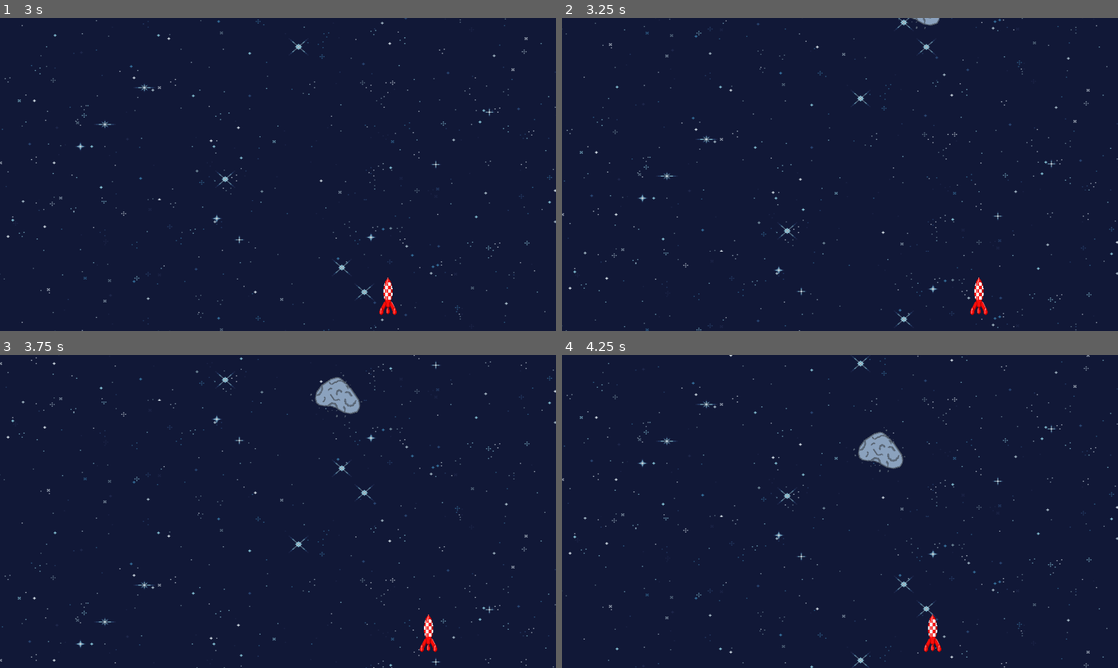
Above: before the commit, frames 1-4 (two rows, left to right).
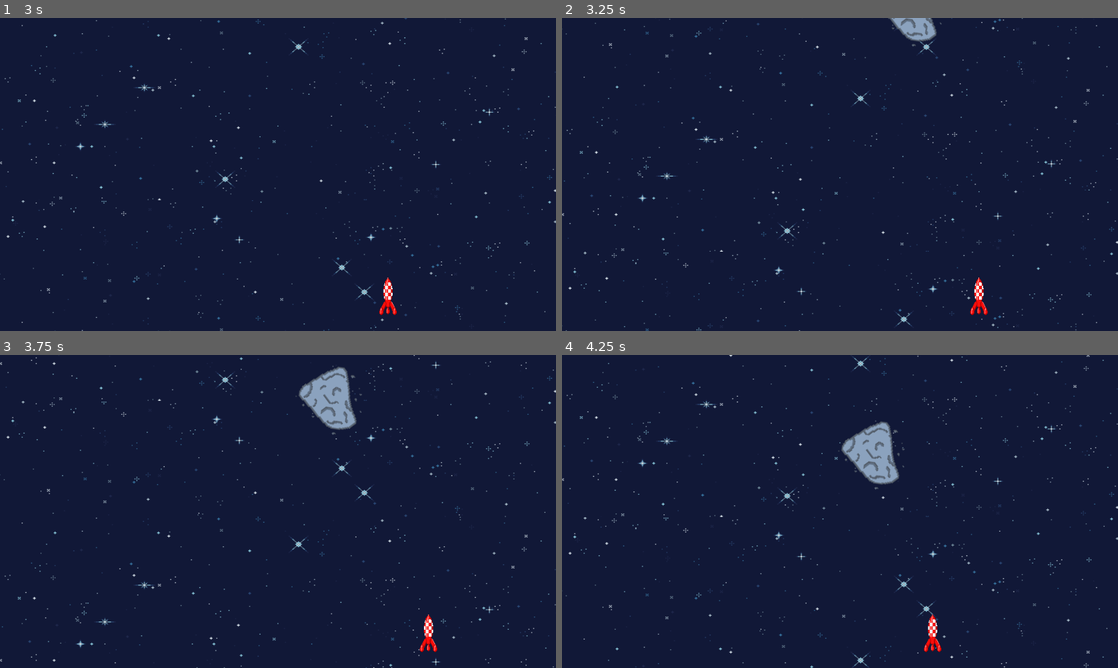
Above: after the commit, the same moments.

Repository: Zenika/tomato-rocket
Game: Godot game, scene res://scenes/race_screen.tscn
The game is run twice, just before and just after one commit, with the same random seed, the same clock (stepped at 60 frames per second) and the same inputs.
Inputs:
- Up to frame 1 (3 s): hold Right (move_right) 0.53-1.28 s; hold Left (move_left) 1.28-2.03 s; hold Right (move_right) from 2.03 s (still down)
- Up to frame 2 (3.25 s): keep holding Right (move_right)
- Up to frame 3 (3.75 s): release Right (move_right) at 3.53 s; hold Left (move_left) from 3.53 s (still down)
- Up to frame 4 (4.25 s): keep holding Left (move_left)

Frame 1 is identical in both runs. In frame 2, 0.5% of the frame differs, in the area x 58-69%, y 0-10%; in frame 3, 1.1%; in frame 4, 1.2%, in the area x 49-62%, y 20-43%.

Commit message:
Change enemy sprite randomly

Diff:
--- a/actors/enemy.gd
+++ b/actors/enemy.gd
@@ -5,10 +5,11 @@
 const side_movement = 0.4
 
 var velocity = Vector2.ZERO
+@onready var animated_sprite = %AnimatedSprite2D
 
-# Called when the node enters the scene tree for the first time.
+
 func _ready():
-
+	animated_sprite.animation = "asteroid" + str(randi_range(1,3))
 	rotation = randf() * PI
 	var scale_ratio = randf_range(0.5, 4)
 	scale = Vector2(scale_ratio, scale_ratio)
--- a/actors/enemy.tscn
+++ b/actors/enemy.tscn
@@ -1,7 +1,9 @@
-[gd_scene load_steps=5 format=3 uid="uid://cdeub1sx05uh4"]
+[gd_scene load_steps=7 format=3 uid="uid://cdeub1sx05uh4"]
 
 [ext_resource type="Texture2D" uid="uid://debjsgns52ni1" path="res://resources/assets/obsticals/Illustration_sans_titre 5.png" id="1_v2b72"]
 [ext_resource type="Script" path="res://actors/enemy.gd" id="1_wg2h5"]
+[ext_resource type="Texture2D" uid="uid://dyr0swbppkd5a" path="res://resources/assets/obsticals/Illustration_sans_titre 7.png" id="3_volpj"]
+[ext_resource type="Texture2D" uid="uid://bufwetrbtisf7" path="res://resources/assets/obsticals/Illustration_sans_titre 6.png" id="4_fvxvu"]
 
 [sub_resource type="CircleShape2D" id="CircleShape2D_n44tn"]
 
@@ -12,7 +14,23 @@
 "texture": ExtResource("1_v2b72")
 }],
 "loop": true,
-"name": &"new_animation",
+"name": &"asteroid1",
+"speed": 5.0
+}, {
+"frames": [{
+"duration": 1.0,
+"texture": ExtResource("3_volpj")
+}],
+"loop": true,
+"name": &"asteroid2",
+"speed": 5.0
+}, {
+"frames": [{
+"duration": 1.0,
+"texture": ExtResource("4_fvxvu")
+}],
+"loop": true,
+"name": &"asteroid3",
 "speed": 5.0
 }]
 
@@ -25,9 +43,9 @@
 shape = SubResource("CircleShape2D_n44tn")
 
 [node name="AnimatedSprite2D" type="AnimatedSprite2D" parent="."]
+unique_name_in_owner = true
 rotation = 0.261799
 sprite_frames = SubResource("SpriteFrames_sbn1m")
-animation = &"new_animation"
-frame_progress = 0.7971
+animation = &"asteroid2"
 
 [connection signal="body_entered" from="." to="." method="_on_collision_polygon_2d_body_entered"]
